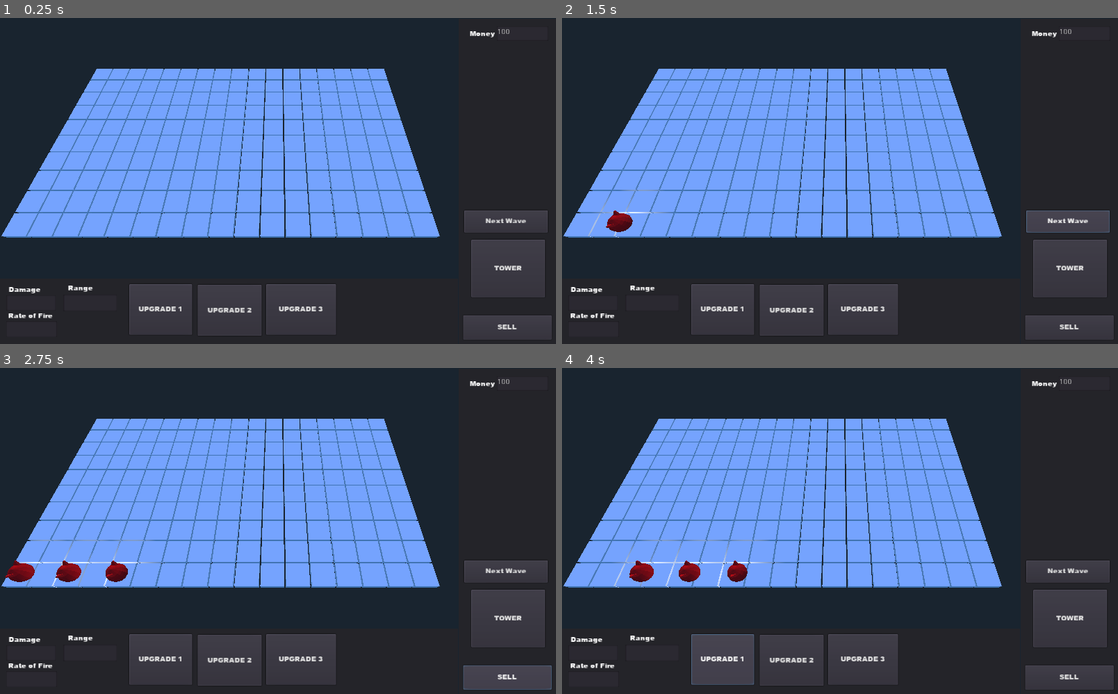
Above: before the commit, frames 1-4 (two rows, left to right).
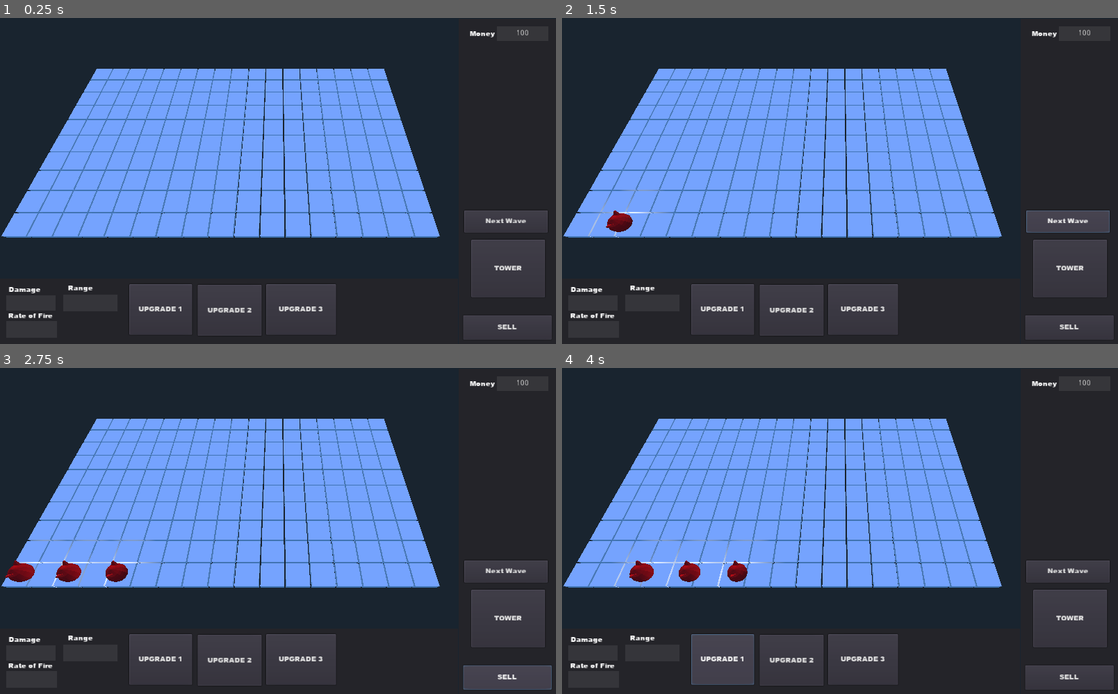
Above: after the commit, the same moments.

Repository: liampward/GodotTD
Game: Godot game, scene res://Scenes/Root.tscn
Two runs of this game, one before a commit and one after it. Both use one fixed random seed, a clock stepped at 60 frames per second and the inputs below.
Inputs:
- Up to frame 1 (0.25 s): no input
- Up to frame 2 (1.5 s): click "Next Wave" at 0.5 s; click "Next Wave" at 1.25 s
- Up to frame 3 (2.75 s): click "SELL" at 2 s
- Up to frame 4 (4 s): click "TOWER" at 2.75 s; click "UPGRADE 1" at 3.5 s

The runs differ from the first frame. In frame 1, less than 0.1% of the frame differs, in the area x 1-99%, y 2-94%; in frame 2, less than 0.1%; in frame 3, less than 0.1%; in frame 4, less than 0.1%.
Error in both runs: Invalid get index 'tower' (on base: 'Nil'). (res://Scripts/Sell)

Commit message:
Centered HUD text

Diff:
--- a/Scenes/HUD.tscn
+++ b/Scenes/HUD.tscn
@@ -12,6 +12,12 @@
 [ext_resource path="res://Scripts/upgrade select 2.gd" type="Script" id=10]
 [ext_resource path="res://Scripts/upgrade select 3.gd" type="Script" id=11]
 
+[sub_resource type="CanvasItemMaterial" id=1]
+
+render_priority = 0
+blend_mode = 0
+light_mode = 0
+
 [node name="MainPanel" type="Panel" index="0"]
 
 anchor_left = 0.0
@@ -85,8 +91,9 @@
 script = ExtResource( 3 )
 _sections_unfolded = [ "custom_fonts" ]
 
-[node name="Money" type="TextEdit" parent="." index="2"]
-
+[node name="Money" type="Label" parent="." index="2"]
+
+material = SubResource( 1 )
 anchor_left = 0.0
 anchor_top = 0.0
 anchor_right = 0.0
@@ -97,28 +104,34 @@
 margin_bottom = 41.0
 rect_pivot_offset = Vector2( 0, 0 )
 rect_clip_content = false
-focus_mode = 2
-mouse_filter = 0
-mouse_default_cursor_shape = 0
-size_flags_horizontal = 1
-size_flags_vertical = 1
-text = ""
-readonly = false
-highlight_current_line = false
-syntax_highlighting = false
-show_line_numbers = false
-highlight_all_occurrences = false
-override_selected_font_color = false
-context_menu_enabled = true
-smooth_scrolling = false
-v_scroll_speed = 80.0
-hiding_enabled = 0
-wrap_lines = false
-caret_block_mode = false
-caret_blink = false
-caret_blink_speed = 0.65
-caret_moving_by_right_click = true
+mouse_filter = 2
+mouse_default_cursor_shape = 0
+size_flags_horizontal = 1
+size_flags_vertical = 4
+align = 1
+valign = 1
+percent_visible = 1.0
+lines_skipped = 0
+max_lines_visible = -1
 script = ExtResource( 4 )
+_sections_unfolded = [ "Material", "Rect" ]
+
+[node name="ColorRect" type="ColorRect" parent="Money" index="6"]
+
+anchor_left = 0.0
+anchor_top = 0.0
+anchor_right = 0.0
+anchor_bottom = 0.0
+margin_right = 95.0
+margin_bottom = 27.0
+rect_pivot_offset = Vector2( 0, 0 )
+rect_clip_content = false
+mouse_filter = 0
+mouse_default_cursor_shape = 0
+size_flags_horizontal = 1
+size_flags_vertical = 1
+color = Color( 0.570313, 0.570313, 0.570313, 0.16 )
+_sections_unfolded = [ "Rect" ]
 
 [node name="AmountOfCash" type="Label" parent="." index="3"]
 
@@ -188,7 +201,7 @@
 size_flags_horizontal = 1
 size_flags_vertical = 1
 
-[node name="Damage" type="TextEdit" parent="DetailPanel" index="0"]
+[node name="Damage" type="Label" parent="DetailPanel" index="0"]
 
 anchor_left = 0.0
 anchor_top = 0.0
@@ -200,28 +213,34 @@
 margin_bottom = 59.0
 rect_pivot_offset = Vector2( 0, 0 )
 rect_clip_content = false
-focus_mode = 2
-mouse_filter = 0
-mouse_default_cursor_shape = 0
-size_flags_horizontal = 1
-size_flags_vertical = 1
-text = ""
-readonly = false
-highlight_current_line = false
-syntax_highlighting = false
-show_line_numbers = false
-highlight_all_occurrences = false
-override_selected_font_color = false
-context_menu_enabled = true
-smooth_scrolling = false
-v_scroll_speed = 80.0
-hiding_enabled = 0
-wrap_lines = false
-caret_block_mode = false
-caret_blink = false
-caret_blink_speed = 0.65
-caret_moving_by_right_click = true
+mouse_filter = 2
+mouse_default_cursor_shape = 0
+size_flags_horizontal = 1
+size_flags_vertical = 4
+align = 1
+valign = 1
+percent_visible = 1.0
+lines_skipped = 0
+max_lines_visible = -1
 script = ExtResource( 6 )
+_sections_unfolded = [ "Rect" ]
+
+[node name="ColorRect" type="ColorRect" parent="DetailPanel/Damage" index="6"]
+
+anchor_left = 0.0
+anchor_top = 0.0
+anchor_right = 0.0
+anchor_bottom = 0.0
+margin_right = 91.0
+margin_bottom = 29.0
+rect_pivot_offset = Vector2( 0, 0 )
+rect_clip_content = false
+mouse_filter = 0
+mouse_default_cursor_shape = 0
+size_flags_horizontal = 1
+size_flags_vertical = 1
+color = Color( 0.568627, 0.568627, 0.568627, 0.156863 )
+_sections_unfolded = [ "Rect" ]
 
 [node name="DamageLabel" type="Label" parent="DetailPanel" index="1"]
 
@@ -246,7 +265,7 @@
 max_lines_visible = -1
 _sections_unfolded = [ "custom_fonts" ]
 
-[node name="FireRate" type="TextEdit" parent="DetailPanel" index="2"]
+[node name="FireRate" type="Label" parent="DetailPanel" index="2"]
 
 anchor_left = 0.0
 anchor_top = 0.0
@@ -258,28 +277,33 @@
 margin_bottom = 108.0
 rect_pivot_offset = Vector2( 0, 0 )
 rect_clip_content = false
-focus_mode = 2
-mouse_filter = 0
-mouse_default_cursor_shape = 0
-size_flags_horizontal = 1
-size_flags_vertical = 1
-text = ""
-readonly = false
-highlight_current_line = false
-syntax_highlighting = false
-show_line_numbers = false
-highlight_all_occurrences = false
-override_selected_font_color = false
-context_menu_enabled = true
-smooth_scrolling = false
-v_scroll_speed = 80.0
-hiding_enabled = 0
-wrap_lines = false
-caret_block_mode = false
-caret_blink = false
-caret_blink_speed = 0.65
-caret_moving_by_right_click = true
+mouse_filter = 2
+mouse_default_cursor_shape = 0
+size_flags_horizontal = 1
+size_flags_vertical = 4
+align = 1
+valign = 1
+percent_visible = 1.0
+lines_skipped = 0
+max_lines_visible = -1
 script = ExtResource( 7 )
+
+[node name="ColorRect" type="ColorRect" parent="DetailPanel/FireRate" index="6"]
+
+anchor_left = 0.0
+anchor_top = 0.0
+anchor_right = 0.0
+anchor_bottom = 0.0
+margin_right = 94.0
+margin_bottom = 30.0
+rect_pivot_offset = Vector2( 0, 0 )
+rect_clip_content = false
+mouse_filter = 2
+mouse_default_cursor_shape = 0
+size_flags_horizontal = 1
+size_flags_vertical = 4
+color = Color( 0.568627, 0.568627, 0.568627, 0.156863 )
+_sections_unfolded = [ "Rect" ]
 
 [node name="FireRateLabel" type="Label" parent="DetailPanel" index="3"]
 
@@ -304,7 +328,7 @@
 max_lines_visible = -1
 _sections_unfolded = [ "custom_fonts" ]
 
-[node name="Range" type="TextEdit" parent="DetailPanel" index="4"]
+[node name="Range" type="Label" parent="DetailPanel" index="4"]
 
 anchor_left = 0.0
 anchor_top = 0.0
@@ -316,28 +340,33 @@
 margin_bottom = 60.0
 rect_pivot_offset = Vector2( 0, 0 )
 rect_clip_content = false
-focus_mode = 2
-mouse_filter = 0
-mouse_default_cursor_shape = 0
-size_flags_horizontal = 1
-size_flags_vertical = 1
-text = ""
-readonly = false
-highlight_current_line = false
-syntax_highlighting = false
-show_line_numbers = false
-highlight_all_occurrences = false
-override_selected_font_color = false
-context_menu_enabled = true
-smooth_scrolling = false
-v_scroll_speed = 80.0
-hiding_enabled = 0
-wrap_lines = false
-caret_block_mode = false
-caret_blink = false
-caret_blink_speed = 0.65
-caret_moving_by_right_click = true
+mouse_filter = 2
+mouse_default_cursor_shape = 0
+size_flags_horizontal = 1
+size_flags_vertical = 4
+align = 1
+valign = 1
+percent_visible = 1.0
+lines_skipped = 0
+max_lines_visible = -1
 script = ExtResource( 8 )
+
+[node name="ColorRect" type="ColorRect" parent="DetailPanel/Range" index="6"]
+
+anchor_left = 0.0
+anchor_top = 0.0
+anchor_right = 0.0
+anchor_bottom = 0.0
+margin_right = 99.0
+margin_bottom = 31.0
+rect_pivot_offset = Vector2( 0, 0 )
+rect_clip_content = false
+mouse_filter = 2
+mouse_default_cursor_shape = 0
+size_flags_horizontal = 1
+size_flags_vertical = 4
+color = Color( 0.568627, 0.568627, 0.568627, 0.156863 )
+_sections_unfolded = [ "Rect" ]
 
 [node name="RangeLabel" type="Label" parent="DetailPanel" index="5"]
 
--- a/Scenes/Root.tscn
+++ b/Scenes/Root.tscn
@@ -7,7 +7,7 @@
 [ext_resource path="res://Scripts/Enemy Spawner.gd" type="Script" id=5]
 [ext_resource path="res://Scripts/Camera.gd" type="Script" id=6]
 
-[node name="Root" type="Node" index="0"]
+[node name="Root" type="Node"]
 
 script = ExtResource( 1 )
 
--- a/Scripts/Damage.gd
+++ b/Scripts/Damage.gd
@@ -1,4 +1,4 @@
-extends TextEdit
+extends Label
 
 var root_node
 var board_node
--- a/Scripts/fire rate.gd
+++ b/Scripts/fire rate.gd
@@ -1,4 +1,4 @@
-extends TextEdit
+extends Label
 
 var root_node
 var board_node
--- a/Scripts/money.gd
+++ b/Scripts/money.gd
@@ -1,4 +1,4 @@
-extends TextEdit
+extends Label
 
 var root_node;
 
--- a/Scripts/range.gd
+++ b/Scripts/range.gd
@@ -1,4 +1,4 @@
-extends TextEdit
+extends Label
 
 var root_node
 var board_node
Not shown: 1 places in Scenes/HUD.tscn that only renumber resources
